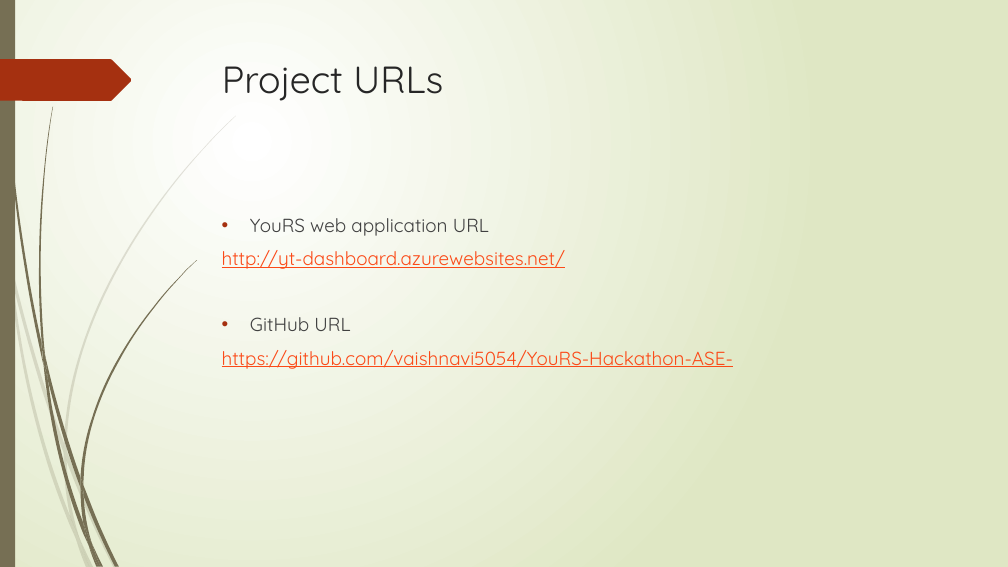
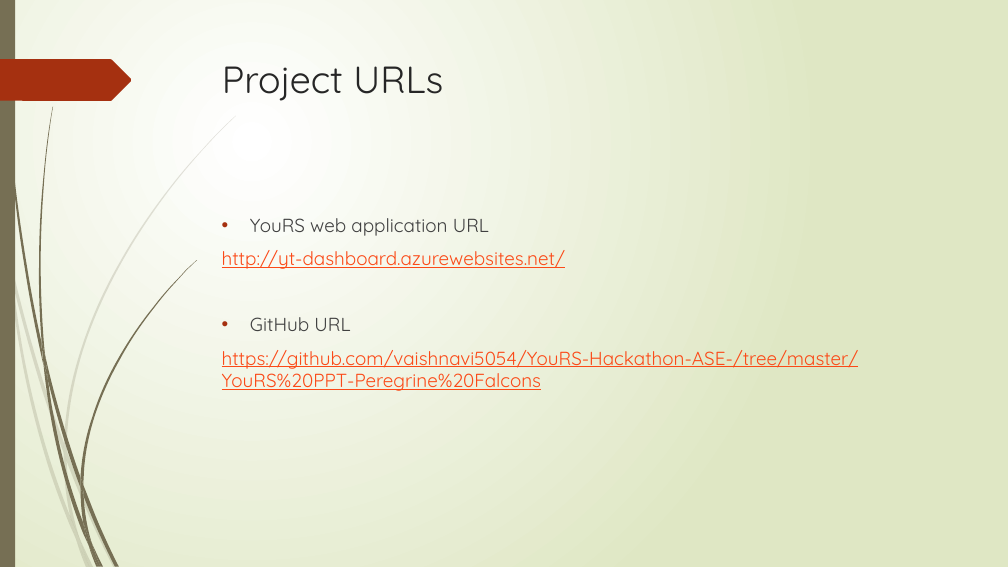
Before and after one commit to gajulaleela/Hackthon, a slide deck: slide 13 of YouRS PPT-Peregrine Falcons/YouRS(YouTube v3 Ranking System) (1).pptx. Drawn at 1008x567 pixels with LibreOffice and Linux fonts; fonts in the diff are those of the drawing. Boxes give left, top, right and bottom in pixels: in the first picture for what was removed or moved away, otherwise in the second. Text is boxed around its words. In the diff, an @@ line names an element or a change of style, - is before the commit and + after.

Commit message:
Power Point Presentation YouRS - Hackathon
YouRS PPT-Hackathon

```diff
--- a/YouRS PPT-Peregrine Falcons/YouRS(YouTube v3 Ranking System) (1).pptx
+++ b/YouRS PPT-Peregrine Falcons/YouRS(YouTube v3 Ranking System) (1).pptx
@@ text at [222,350,859,391]: text changed @@
-https://github.com/vaishnavi5054/YouRS-Hackathon-ASE-
+https://github.com/vaishnavi5054/YouRS-Hackathon-ASE-/tree/master/YouRS%20PPT-Peregrine%20Falcons
```
